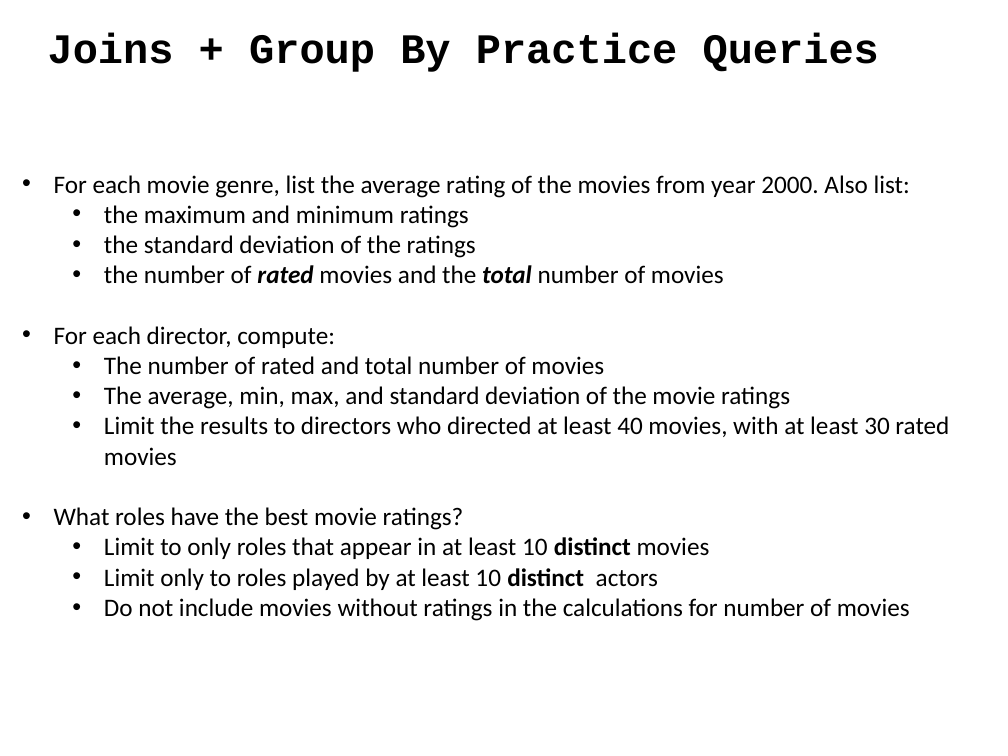
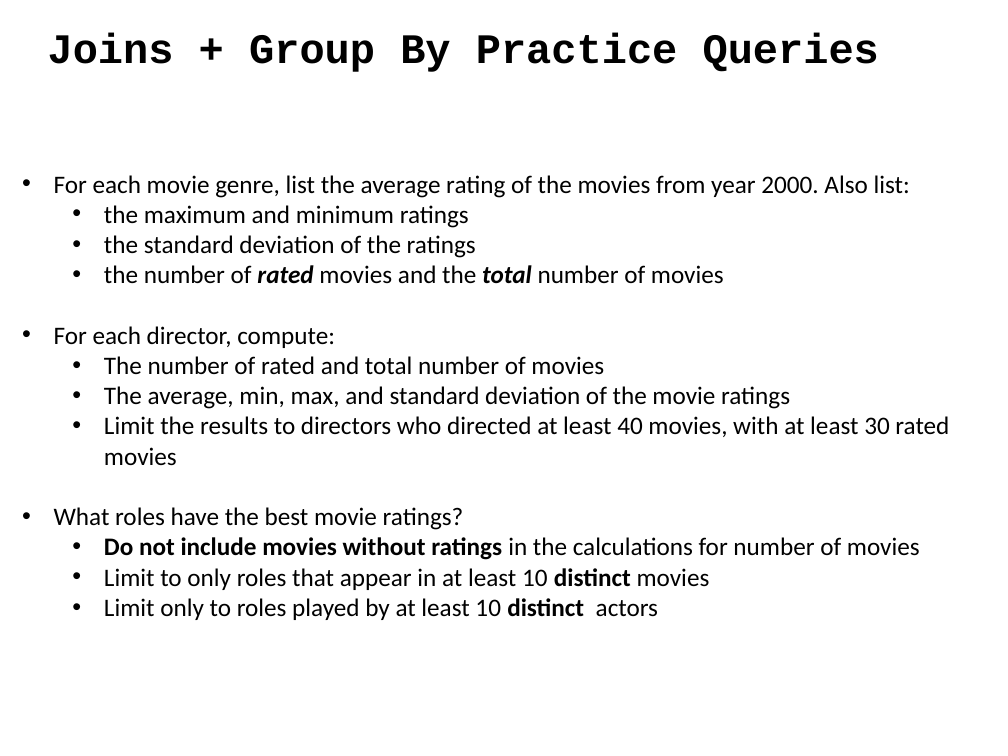
Before and after one commit to ipeirotis/introduction-to-databases, a slide deck: slide 69 of C-SQL.pptx. Drawn at 1008x756 pixels with LibreOffice and Linux fonts; fonts in the diff are those of the drawing. Boxes give left, top, right and bottom in pixels: in the first picture for what was removed or moved away, otherwise in the second. Text is boxed around its words. In the diff, an @@ line names an element or a change of style, - is before the commit and + after.

```diff
--- a/C-SQL.pptx
+++ b/C-SQL.pptx
@@ text at (104,537,920,560): paragraph added @@
+  • Do not include movies without ratings in the calculations for number of movies
@@ text at (104,598,910,621): paragraph removed @@
-  • Do not include movies without ratings in the calculations for number of movies
```
Also in this commit, not shown: 8 other slides changed, 2 slides added, 1 slide removed.
